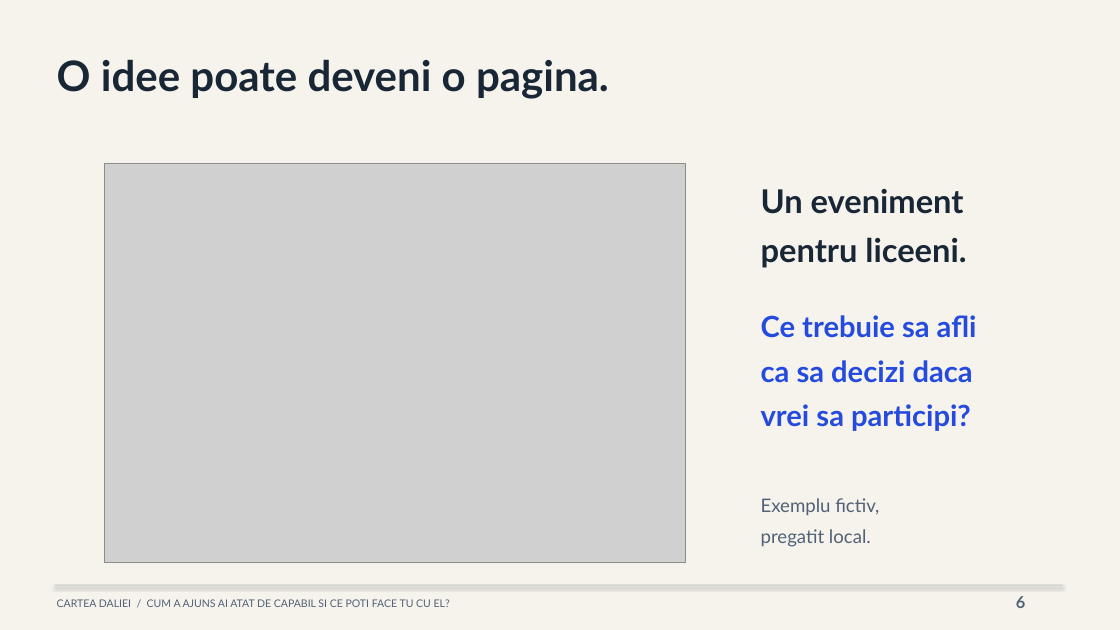
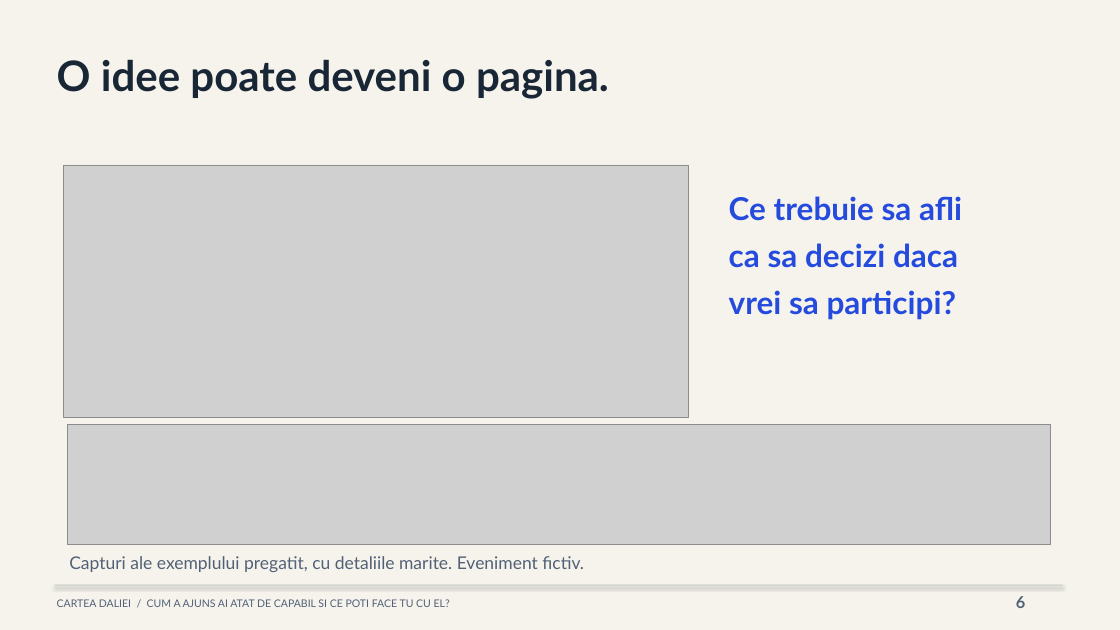
Before and after one commit to dragoshont/cartea-daliei-event-prep, a slide deck: slide 6 of downloads/cartea-daliei-ai.pptx. Drawn at 1120x630 pixels with LibreOffice and Linux fonts; fonts in the diff are those of the drawing; grey boxes stand for pictures. Boxes give left, top, right and bottom in pixels: in the first picture for what was removed or moved away, otherwise in the second. Text is boxed around its words. In the diff, an @@ line names an element or a change of style, - is before the commit and + after.

```diff
--- a/downloads/cartea-daliei-ai.pptx
+++ b/downloads/cartea-daliei-ai.pptx
@@ picture: place and size @@
-picture at <box>105,164,686,563</box>
+picture at <box>64,166,688,418</box>
@@ text "Ce trebuie sa afli": place and size @@
-text "Ce trebuie sa afli" at <box>761,315,977,431</box>
+text "Ce trebuie sa afli" at <box>729,196,962,320</box>
@@ text "Ce trebuie sa afli" at <box>729,196,962,320</box>: size 25 to 27 pt @@
@@ text removed at <box>761,189,966,268</box> @@
-Un eveniment
-pentru liceeni.
@@ picture added at <box>67,424,1050,544</box> @@
@@ text at <box>69,556,584,572</box>: text changed; size 16 to 15 pt @@
-Exemplu fictiv,
-pregatit local.
+Capturi ale exemplului pregatit, cu detaliile marite. Eveniment fictiv.
```
Also in this commit, not shown: 4 other slides changed, 8 other files.
